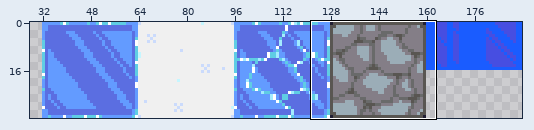
Sprite sheet: assets/aseprite/tiles.png. The picture above shows the old version from afar; the outline marks the close-up.
Close-up. Before the commit:
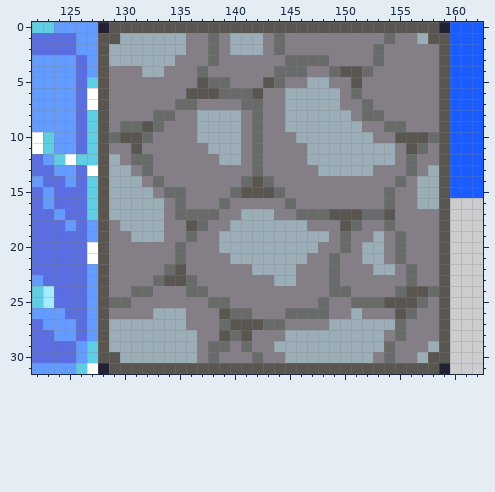
The file is 192x32 pixels. Shown: x 122..162, y 0..31. The wide view leaves out empty margins.
After:
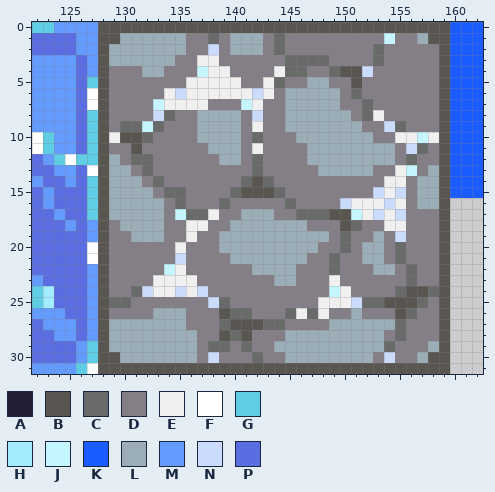
Palette (. is transparent): A #222034  B #595652  C #696a6a  D #847e87  E #f0f0f0  F #ffffff  G #5fcde4  H #a3ebff  J #c5f6ff  K #1a5cff  L #9badb7  M #639bff  N #cbdbfc  P #5b6ee1
Difference:
@@ x 122..162 @@
- 0 GGMMMMABBBBBBBBBBBBBBBBBBBBBBBBBBBBBBAKKK
- 1 PPPPMMBBLLLLLLDDCDLLLDCDDDDDDDDDCDDLBBKKK
- 2 PPPPMMBLLLLLLLDDCDLLLDCDDDDDDDDCDDDDDBKKK
- 3 MMMMPMBLLLLLLDDDCDDDDDDCCCCDDDDCDDDDDBKKK
- 4 MMMMPMBDDDLLDDDCDDDDDDCCCDDCBBCDDDDDDBKKK
- 5 MMMMPGBDDDDDDDDBCCDDDBCDDLLDDBDDDDDDDBKKK
- 6 MMMMPFBDDDDDDDBBBCCCBDDLLLLLDCDDDDDDDBKKK
- 7 MMMMPFBDDDDDDCCDDDDCCDDLLLLLDDCDDDDDDBKKK
- 8 MMMMPGBDDDDCCDDLLLLDCDDLLLLLLDCCDDDDDBKKK
- 9 MMMMPGBDCCBCDDDLLLLDCDDLLLLLLLDDCCDDDBKKK
-10 FGMMPGBCBBCDDDDLLLLDCDDDLLLLLLLDDBBBCBKKK
-11 FGMMPGBDDBDDDDDDLLLDCDDDDLLLLLLLLDBCDBKKK
+ 0 GGMMMMBBBBBBBBBBBBBBBBBBBBBBBBBBBBBBBBKKK
+ 1 PPPPMMBBLLLLLLDDCDLLLDCDDDDDDDDDJDDLBBKKK
+ 2 PPPPMMBLLLLLLLDDNDLLLDCDDDDDDDDCDDDDDBKKK
+ 3 MMMMPMBLLLLLLDDEEDDDDDDCCCCDDDDCDDDDDBKKK
+ 4 MMMMPMBDDDLLDDDJEEDDDDECCDDCBBNDDDDDDBKKK
+ 5 MMMMPGBDDDDDDDEEEEEDDECDDLLDDBDDDDDDDBKKK
+ 6 MMMMPFBDDDDDENEEEEEENEDLLLLLDCDDDDDDDBKKK
+ 7 MMMMPFBDDDDJEEEEDDDJEDDLLLLLDDCDDDDDDBKKK
+ 8 MMMMPGBDDDDNCDDLLLLDNDDLLLLLLDCEDDDDDBKKK
+ 9 MMMMPGBDCCJCDDDLLLLDEDDLLLLLLLDDNCDDDBKKK
+10 FGMMPGBEBBCDDDDLLLLDCDDDLLLLLLLDDEEJEBKKK
+11 FGMMPGBDDBDDDDDDLLLDEDDDDLLLLLLLLDNCDBKKK
 12 PMGFGGBLDCCDDDDDDLLDCDDDDLLLLLLLLDCDDBKKK
-13 PPMMPFBLLDCDDDDDDDDDCDDDDDLLLLLDDDCDLBKKK
-14 MPPMPGBLLLDCDDDDDDDCBCDDDDDDDDDDDCDLLBKKK
-15 PMPPPGBLLLLDCCDDDDCBBBCDDDDDDDDDCDDLLBKKK
-16 PMPPPGBLLLLLDCDDDCDDDDDCDDDDDDDDCDDLLB...
-17 PPMPPGBLLLLLDCCCCDDLLLDDCCCBBBCCBDDDDB...
-18 PPPMPMBDLLLLDDBCDDLLLLLLLDDDBCDDCDDDDB...
-19 PPPPPMBDDLLLDDCDDLLLLLLLLLLDCDDLDCDDDB...
-20 PPPPPFBDDDDDDCDDDLLLLLLLLLDDCDLLDCDDDB...
-21 PPPPPFBDDDDDDCDDDDLLLLLLLDDCDDLLDCDDDB...
-22 PPPPPMBDDDDDCBDDDDDDLLLLDDDCDDDLLDCDDB...
-23 MPPPPMBDDDDCBBCDDDDDDDLLDDDCDDDDDDCDDB...
-24 GHPPPMBDDCCDDDCCDDDDDDDDDDDCCDDDDCBBCB...
-25 GHPPPMBCCDDDDDDDCCDDDDDDDDCDDCCCBBBCDB...
-26 MMMPPMBDDDDLLLDDDBCCDDDCCCCDDLDDDBCDDB...
+13 PPMMPFBLLDCDDDDDDDDDCDDDDDLLLLLDDEJDLBKKK
+14 MPPMPGBLLLDCDDDDDDDCBCDDDDDDDDDDEEDLLBKKK
+15 PMPPPGBLLLLDCCDDDDCBBBCDDDDDDDDNENDLLBKKK
+16 PMPPPGBLLLLLDCDDDCDDDDDCDDDDNEEENEDLLB...
+17 PPMPPGBLLLLLDJCCEDDLLLDDCCCBBJENENDDDB...
+18 PPPMPMBDLLLLDDEEDDLLLLLLLDDDBCDDEEDDDB...
+19 PPPPPMBDDLLLDDEDDLLLLLLLLLLDCDDLDNDDDB...
+20 PPPPPFBDDDDDDEDDDLLLLLLLLLDDCDLLDCDDDB...
+21 PPPPPFBDDDDDDNDDDDLLLLLLLDDCDDLLDCDDDB...
+22 PPPPPMBDDDDDJEDDDDDDLLLLDDDCDDDLLDCDDB...
+23 MPPPPMBDDDDEEEEDDDDDDDLLDDDEDDDDDDCDDB...
+24 GHPPPMBDDCNEENENDDDDDDDDDDDJEDDDDCBBCB...
+25 GHPPPMBCCDDDDDDDNCDDDDDDDDEEENCCBBBCDB...
+26 MMMPPMBDDDDLLLDDDBCCDDDCECEDDLDDDBCDDB...
 27 PMMMPMBLLLLLLLDDDCBBBCCDDDDLLLLLLCDDDB...
@@ x 122..162 @@
 29 PPPPMGBLLLLLLLLDCCDCDDLLLLLLLLLLCDDDLB...
-30 PPPPMGBBLLLLLLLDCDDDCDDLLLLLLLLDCDDLBB...
-31 MMMMGFABBBBBBBBBBBBBBBBBBBBBBBBBBBBBBA...
+30 PPPPMGBBLLLLLLLDNDDDCDDLLLLLLLLDNDDLBB...
+31 MMMMGFBBBBBBBBBBBBBBBBBBBBBBBBBBBBBBBB...
